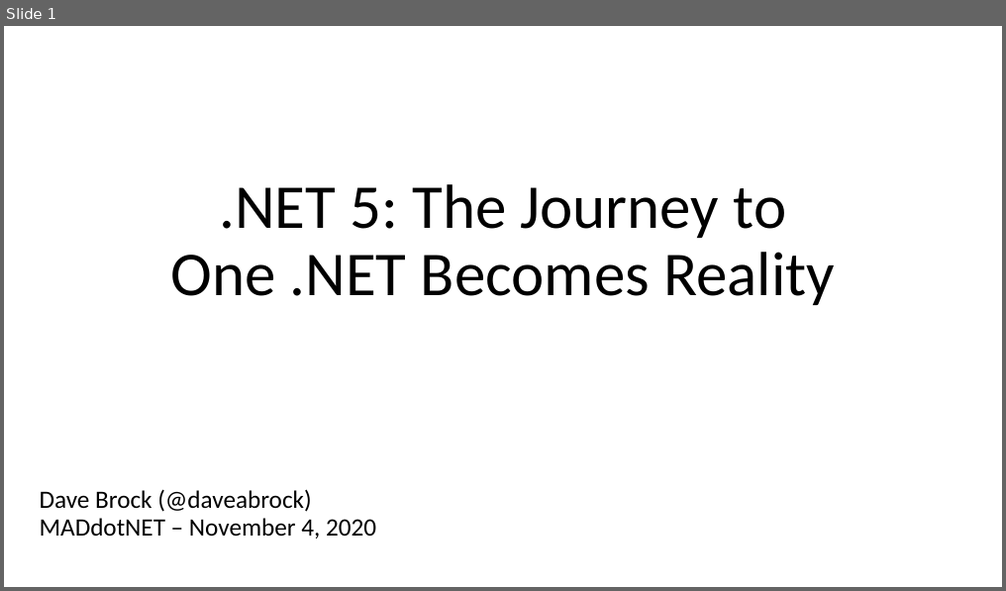
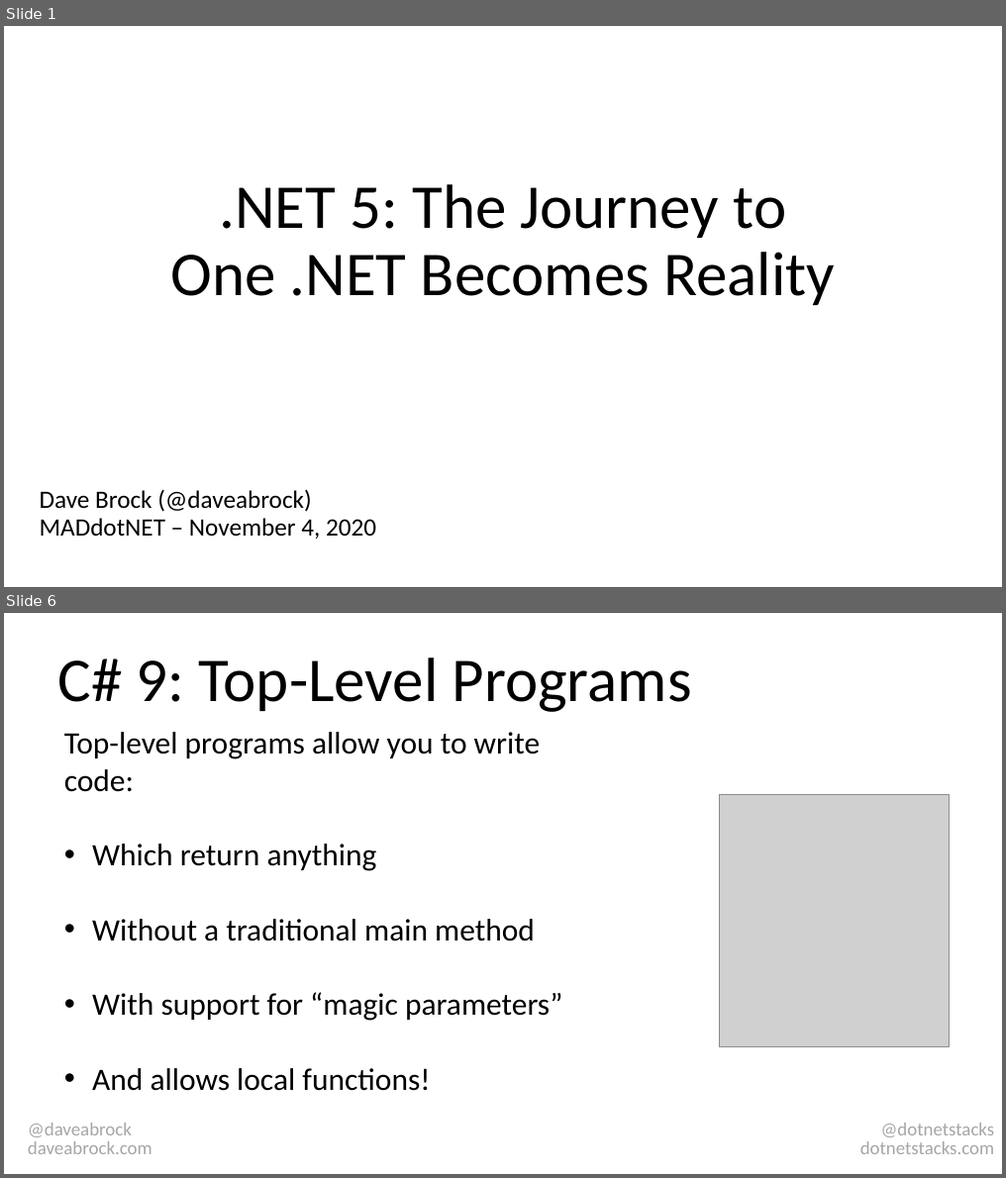
Before and after one commit to daveabrock/talks, a slide deck: NET 5 - Journey To One NET.pptx. Shown one above the other, each under a label of ours: slide 1 before the commit, slides 1 and 6 after it; the slides between them are not shown. The pictures are 1006x591 and 1006x1178 pixels, drawn with LibreOffice and Linux fonts; fonts in the diff are those of the drawing; grey boxes stand for pictures. Boxes give left, top, right and bottom in pixels: in the first picture for what was removed or moved away, otherwise in the second. Text is boxed around its words. In the diff, an @@ line names an element or a change of style, - is before the commit and + after.

```diff
--- a/NET 5 - Journey To One NET.pptx
+++ b/NET 5 - Journey To One NET.pptx
@@ slide 6 added at box(4, 613, 1002, 1174), background #FFFFFF @@
@@ title added at box(58, 658, 692, 712), 60 pt, text #000000 @@
+C# 9: Top-Level Programs
@@ text added at box(64, 732, 562, 1091), 30 pt, text #000000 @@
+Top-level programs allow you to write code:
+• Which return anything
+• Without a traditional main method
+• With support for “magic parameters”
+• And allows local functions!
@@ picture added at box(720, 794, 949, 1047) @@
@@ subtitle added at box(28, 1123, 152, 1155), 18 pt, text #A6A6A6 @@
+@daveabrock
+daveabrock.com
@@ text added at box(860, 1123, 995, 1155), 18 pt, text #A6A6A6 @@
+@dotnetstacks
+dotnetstacks.com
```
Also in this commit, not shown: 3 slides changed, 18 other slides added, 1 slide removed.
